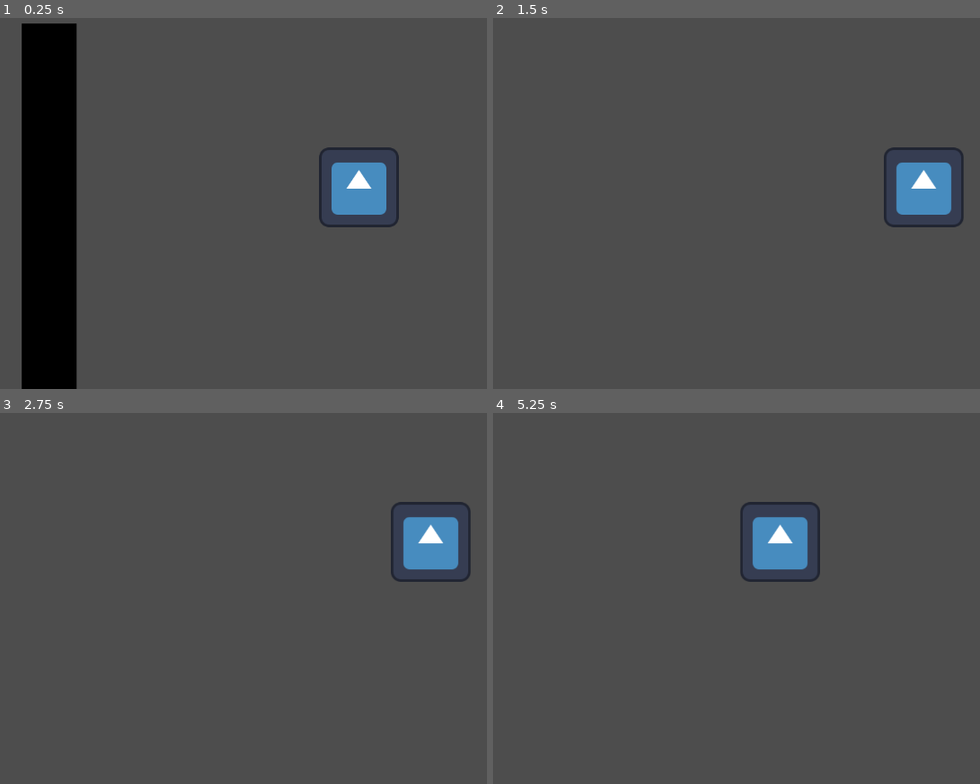
Above: before the commit, frames 1-4 (two rows, left to right).
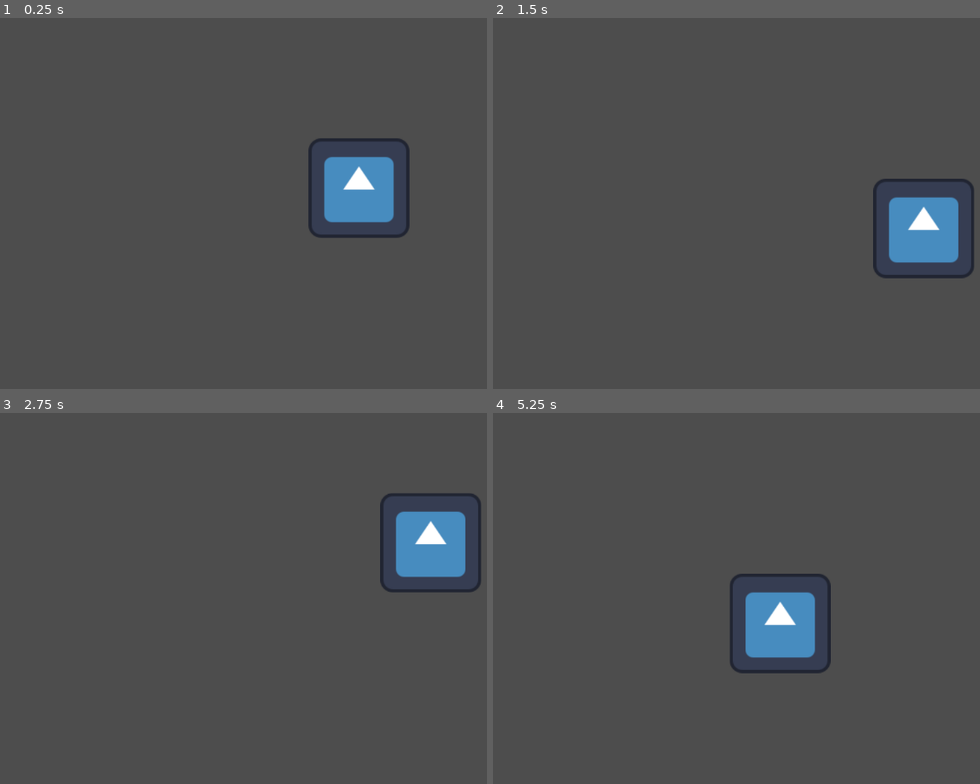
Above: after the commit, the same moments.

Repository: aidavidson/PantherHacks
Game: Godot game, scene res://Levels/level_1.tscn
The game is run twice, just before and just after one commit, with the same random seed, the same clock (stepped at 60 frames per second) and the same inputs. The engine's default icon, where the game draws it, is replaced by a stand-in: a white triangle on a blue panel in a dark square.
Inputs:
- Up to frame 1 (0.25 s): no input
- Up to frame 2 (1.5 s): tap Enter at 0.5 s; hold Right (move_right) 0.53-1.28 s; hold S (down, bound only after the commit) from 1.28 s (still down)
- Up to frame 3 (2.75 s): tap Space at 2 s; release S (down, bound only after the commit) at 2.03 s; hold Right (move_right) from 2.03 s (still down)
- Up to frame 4 (5.25 s): tap Enter at 2.75, 5 s; release Right (move_right) at 2.78 s; hold W (up) 2.78-3.53 s; tap Space at 3.5 s; hold Left (move_left) 3.53-5.03 s; hold S (down, bound only after the commit) from 5.03 s (still down)

The runs differ from the first frame. In frame 1, 13% of the frame differs, in the area x 4-85%, y 1-100%; in frame 2, 4.0%; in frame 3, 2.2%; in frame 4, 5.3%.

Commit message:
more level 1 changes

Diff:
--- a/panther-hacks-2026/Levels/level_1.tscn
+++ b/panther-hacks-2026/Levels/level_1.tscn
@@ -3,101 +3,64 @@
 [ext_resource type="PackedScene" uid="uid://cpennrmlscoyk" path="res://Temp_Player/temp_user.tscn" id="1_n0qsc"]
 
 [sub_resource type="RectangleShape2D" id="RectangleShape2D_m6uo5"]
-size = Vector2(5998, 69)
+size = Vector2(1997, 69)
 
 [sub_resource type="QuadMesh" id="QuadMesh_n0qsc"]
 
-[sub_resource type="RectangleShape2D" id="RectangleShape2D_n0qsc"]
-size = Vector2(1063, 74)
-
-[sub_resource type="QuadMesh" id="QuadMesh_dilhk"]
-
-[sub_resource type="RectangleShape2D" id="RectangleShape2D_3mhv4"]
-size = Vector2(1063, 74)
-
-[sub_resource type="QuadMesh" id="QuadMesh_rf6l5"]
-
 [sub_resource type="RectangleShape2D" id="RectangleShape2D_syshm"]
-size = Vector2(1063, 74)
+size = Vector2(999, 67)
 
 [sub_resource type="QuadMesh" id="QuadMesh_rfktq"]
 
 [sub_resource type="RectangleShape2D" id="RectangleShape2D_0urlm"]
-size = Vector2(1046, 90)
+size = Vector2(999, 87)
 
 [sub_resource type="QuadMesh" id="QuadMesh_77x7w"]
+
+[sub_resource type="RectangleShape2D" id="RectangleShape2D_n0qsc"]
+size = Vector2(170, 28)
+
+[sub_resource type="QuadMesh" id="QuadMesh_dilhk"]
 
 [node name="Level 1" type="Node2D" unique_id=945115660]
 
 [node name="Aquarium Floor" type="StaticBody2D" parent="." unique_id=882233560]
-position = Vector2(2281, 438)
+position = Vector2(278, 368)
 metadata/_edit_group_ = true
 
 [node name="CollisionShape2D" type="CollisionShape2D" parent="Aquarium Floor" unique_id=19365178]
-position = Vector2(718, 594)
+position = Vector2(718.5, 594)
 shape = SubResource("RectangleShape2D_m6uo5")
 
 [node name="MeshInstance2D" type="MeshInstance2D" parent="Aquarium Floor" unique_id=1663132457]
 modulate = Color(0, 0, 0, 1)
 position = Vector2(718, 594)
 rotation = 3.1415927
-scale = Vector2(6000, -71.615)
+scale = Vector2(2000, -71.615)
 mesh = SubResource("QuadMesh_n0qsc")
 
-[node name="Aquarium WallR" type="StaticBody2D" parent="." unique_id=1014065228]
-position = Vector2(6565, -25)
-rotation = 1.5707964
-metadata/_edit_group_ = true
-
-[node name="CollisionShape2D" type="CollisionShape2D" parent="Aquarium WallR" unique_id=1753167531]
-position = Vector2(553.5001, 594)
-shape = SubResource("RectangleShape2D_n0qsc")
-
-[node name="MeshInstance2D" type="MeshInstance2D" parent="Aquarium WallR" unique_id=1772037786]
-modulate = Color(0, 0, 0, 1)
-position = Vector2(561.8633, 594)
-rotation = 3.1415927
-scale = Vector2(1069.6349, -71.614746)
-mesh = SubResource("QuadMesh_dilhk")
-
-[node name="Aquarium WallR2" type="StaticBody2D" parent="." unique_id=637699544]
-position = Vector2(6084, -287)
-rotation = 1.5707964
-metadata/_edit_group_ = true
-
-[node name="CollisionShape2D" type="CollisionShape2D" parent="Aquarium WallR2" unique_id=1802916490]
-position = Vector2(553.5001, 594)
-shape = SubResource("RectangleShape2D_3mhv4")
-
-[node name="MeshInstance2D" type="MeshInstance2D" parent="Aquarium WallR2" unique_id=779487082]
-modulate = Color(0, 0, 0, 1)
-position = Vector2(561.8633, 594)
-rotation = 3.1415927
-scale = Vector2(1069.6349, -71.614746)
-mesh = SubResource("QuadMesh_rf6l5")
-
 [node name="Aquarium WallR3" type="StaticBody2D" parent="." unique_id=212098550]
-position = Vector2(4488.645, -255.365)
+position = Vector2(2626, -63)
 rotation = 1.5707964
 metadata/_edit_group_ = true
 
 [node name="CollisionShape2D" type="CollisionShape2D" parent="Aquarium WallR3" unique_id=987123373]
-position = Vector2(553.5001, 594)
+position = Vector2(561.5, 593.5)
 shape = SubResource("RectangleShape2D_syshm")
 
 [node name="MeshInstance2D" type="MeshInstance2D" parent="Aquarium WallR3" unique_id=311454672]
 modulate = Color(0, 0, 0, 1)
 position = Vector2(561.8633, 594)
 rotation = 3.1415927
-scale = Vector2(1069.6349, -71.614746)
+scale = Vector2(1000, -71.615)
 mesh = SubResource("QuadMesh_rfktq")
 
 [node name="Aquarium WallL" type="StaticBody2D" parent="." unique_id=626759627]
-position = Vector2(760, -138)
+position = Vector2(760, -172)
 metadata/_edit_group_ = true
 
 [node name="CollisionShape2D" type="CollisionShape2D" parent="Aquarium WallL" unique_id=983071065]
-position = Vector2(-805, 665)
+position = Vector2(-806.5, 672.5)
 rotation = 1.5707964
 shape = SubResource("RectangleShape2D_0urlm")
 
@@ -105,7 +68,21 @@
 modulate = Color(0, 0, 0, 1)
 position = Vector2(-805, 672.15497)
 rotation = 1.5707964
-scale = Vector2(1064.9272, -88.87622)
+scale = Vector2(1000, -88.876)
 mesh = SubResource("QuadMesh_77x7w")
 
 [node name="Temp_User" parent="." unique_id=1841695308 instance=ExtResource("1_n0qsc")]
+
+[node name="StaticBody2D" type="StaticBody2D" parent="." unique_id=905176711]
+position = Vector2(633, 345)
+metadata/_edit_group_ = true
+
+[node name="CollisionShape2D" type="CollisionShape2D" parent="StaticBody2D" unique_id=1545069078]
+position = Vector2(274, 281)
+shape = SubResource("RectangleShape2D_n0qsc")
+
+[node name="MeshInstance2D" type="MeshInstance2D" parent="StaticBody2D" unique_id=1103847319]
+modulate = Color(0.27450982, 0.101960786, 1, 1)
+position = Vector2(274, 281)
+scale = Vector2(169.5, 27.5)
+mesh = SubResource("QuadMesh_dilhk")
--- a/panther-hacks-2026/Temp_Player/temp_user.tscn
+++ b/panther-hacks-2026/Temp_Player/temp_user.tscn
@@ -4,21 +4,23 @@
 [ext_resource type="Texture2D" uid="uid://dn1mwbljpxqqf" path="res://icon.svg" id="1_mqr3y"]
 
 [sub_resource type="RectangleShape2D" id="RectangleShape2D_44y5b"]
-size = Vector2(128, 126.75)
+size = Vector2(66, 66)
 
 [node name="Temp_User" type="CharacterBody2D" unique_id=1841695308]
 script = ExtResource("1_eu1wl")
 metadata/_edit_group_ = true
 
 [node name="Sprite2D" type="Sprite2D" parent="." unique_id=118352528]
-position = Vector2(452, 265)
+position = Vector2(421, 233.5)
+scale = Vector2(0.515625, 0.5078125)
 texture = ExtResource("1_mqr3y")
 
 [node name="CollisionShape2D" type="CollisionShape2D" parent="." unique_id=1335480751]
-position = Vector2(452, 265)
+position = Vector2(421, 233)
 shape = SubResource("RectangleShape2D_44y5b")
 
 [node name="Camera2D" type="Camera2D" parent="." unique_id=328937896]
-position = Vector2(452, 265)
+position = Vector2(421, 233)
+zoom = Vector2(2.455, 2.455)
 drag_horizontal_enabled = true
 drag_vertical_enabled = true
--- a/panther-hacks-2026/project.godot
+++ b/panther-hacks-2026/project.godot
@@ -40,6 +40,12 @@
 , Object(InputEventKey,"resource_local_to_scene":false,"resource_name":"","device":-1,"window_id":0,"alt_pressed":false …(182 unchanged characters)…
 ]
 }
+down={
+"deadzone": 0.2,
+"events": [Object(InputEventKey,"resource_local_to_scene":false,"resource_name":"","device":-1,"window_id":0,"alt_pressed":false,"shift_pressed":false,"ctrl_pressed":false,"meta_pressed":false,"pressed":false,"keycode":0,"physical_keycode":83,"key_label":0,"unicode":115,"location":0,"echo":false,"script":null)
+, null, Object(InputEventKey,"resource_local_to_scene":false,"resource_name":"","device":-1,"window_id":0,"alt_pressed":false,"shift_pressed":false,"ctrl_pressed":false,"meta_pressed":false,"pressed":false,"keycode":0,"physical_keycode":4194322,"key_label":0,"unicode":0,"location":0,"echo":false,"script":null)
+]
+}
 
 [physics]
 
